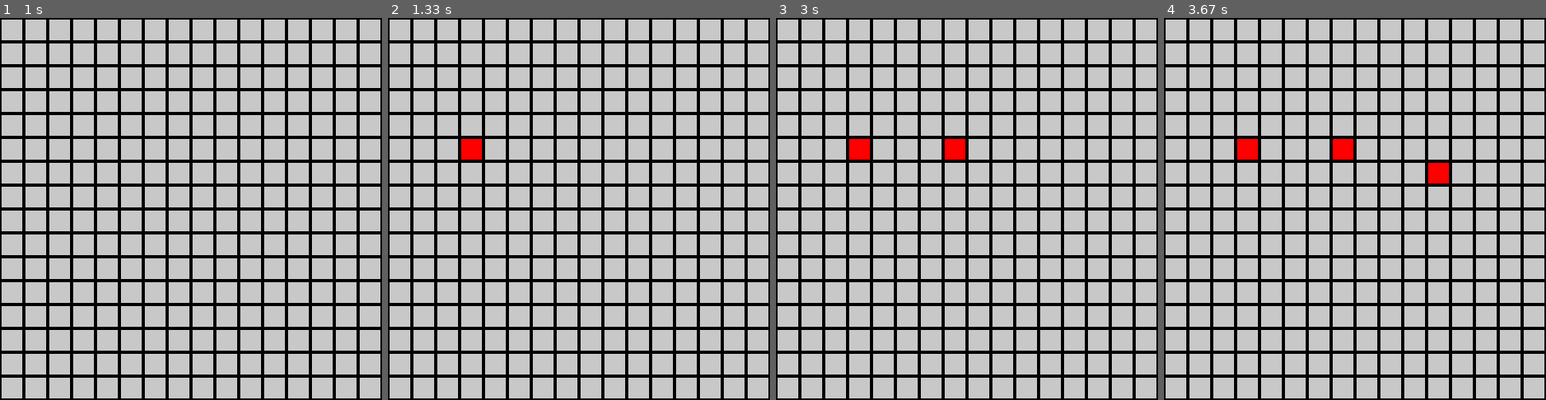
Above: before the commit, frames 1-4 (left to right).
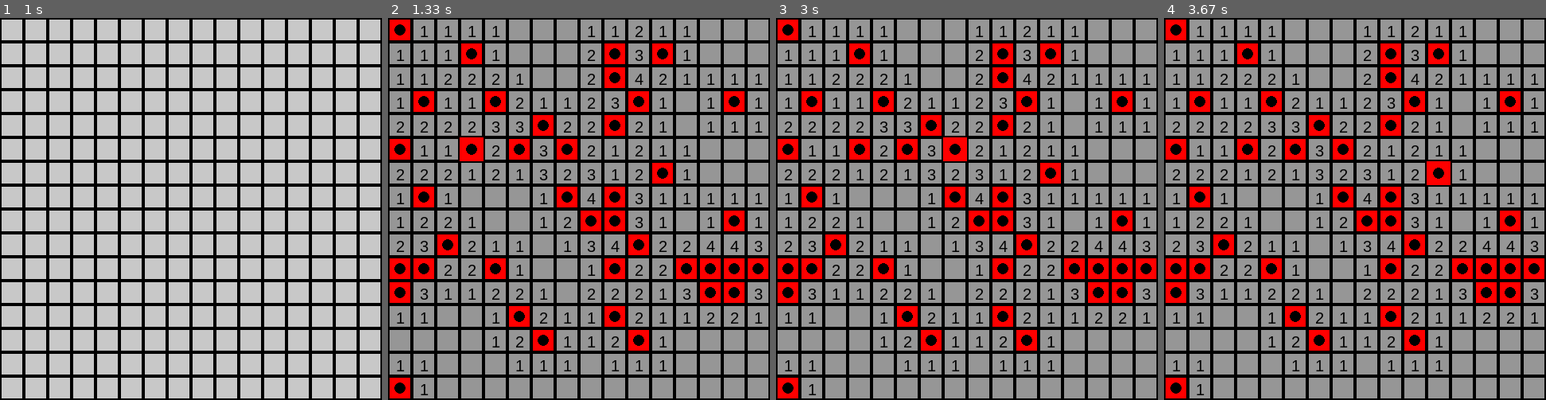
Above: after the commit, the same moments.

Repository: Raidened/demineur-python-g9
Game: pygame game, started from pygame_menus.py
Same seed, same stepped clock (60 frames per second), same inputs: the game is played once before the commit and once after it.
Inputs (mouse positions are in pixels of both pictures, inside the frame that each line leads up to):
- Up to frame 1 (1 s): click "JOUER" at 0.38 s; click (84, 178) at 0.72 s
- Up to frame 2 (1.33 s): click (460, 151) at 1.05 s
- Up to frame 3 (3 s): click (955, 144) at 2.88 s
- Up to frame 4 (3.67 s): click (1431, 178) at 3.22 s

Frame 1 is identical in both runs. In frame 2, 75% of the frame differs, in the area x 0-100%, y 0-100%; in frame 3, 75%; in frame 4, 75%.

Commit message:
mine revealed

Diff:
--- a/pygame_grid.py
+++ b/pygame_grid.py
@@ -1,7 +1,4 @@
 import random
-
-import pygame
-
 import pygame
 import json
 import os
@@ -94,7 +91,6 @@
             row_game_str = ' '.join(f"{str(cell):<{cell_width}}" for cell in row_game)
             row_display_str = ' '.join(f"{str(cell):<{cell_width}}" for cell in row_display)
             print(f"{row_game_str}   {row_display_str}")
-
 
 class Game:
     def __init__(self):
@@ -129,8 +125,6 @@
             self.rows, self.cols, self.mines = 9, 9, 10
             self.difficulty = "facile"
 
-
-
     def load_grid(self, folder="saved_grid"):
         """Charge une grille depuis un fichier JSON dans un dossier donné."""
         files = os.listdir(folder)
@@ -143,20 +137,23 @@
         latest_file = max(grid_files, key=lambda f: int(f.replace('grid', '').replace('.json', '').split('_')[1]))
         filepath = os.path.join(folder, latest_file)
 
-        with open(filepath, 'r') as file:
-            grid = json.load(file)
-
-        print(f"Grille rechargée depuis {latest_file}")
-        return grid
+        try:
+            with open(filepath, 'r') as file:
+                grid = json.load(file)
+            print(f"Grille rechargée depuis {latest_file}")
+            return grid
+        except json.JSONDecodeError:
+            print(f"Erreur de lecture dans le fichier {latest_file}")
+            return None
 
     def start_game(self):
         """Démarre la partie après avoir choisi la difficulté."""
         self.game_menu()
-        self.grid = Grid(self.rows, self.cols, self.mines)
+        self.grid = Grid(self.rows, self.cols, self.mines, self.difficulty)
         self.display = DisplayGrid(self.rows, self.cols)
 
         # Sauvegarde de la grille
-        self.save_grid()
+        self.grid.save_grid()
 
         # Affichage de la grille d'affichage à côté de la grille de jeu
         self.display.display(self.grid.grid)
@@ -166,35 +163,63 @@
         sleep(2)
 
 
-def drawgrid(screen, WINDOW_WIDTH, WINDOW_HEIGHT, table, revealed):
-    BLACK = (0, 0, 0)
-    RED = (255, 0, 0)
-    WHITE = (200, 200, 200)
-    GRAY = (150, 150, 150)
-    blocksize = 30
-
-    for x in range(0, WINDOW_HEIGHT, blocksize):
-        for y in range(0, WINDOW_WIDTH, blocksize):
-            rect = pygame.Rect(y, x, blocksize, blocksize)
-            grid_x = y // blocksize
-            grid_y = x // blocksize
-
-            # Case révélée ou non
-            if revealed[grid_y][grid_x]:
-                # Si c'est une mine
-                if table[grid_y][grid_x] == "M":
-                    pygame.draw.rect(screen, RED, rect, 0)
+def drawgrid(screen, WINDOW_WIDTH, WINDOW_HEIGHT, table, revealed, lost_mine=None):
+        """Dessine la grille avec les mines et les cases révélées."""
+        BLACK = (0, 0, 0)
+        RED = (255, 0, 0)
+        WHITE = (200, 200, 200)
+        GRAY = (150, 150, 150)
+        blocksize = 30
+
+        for x in range(0, WINDOW_HEIGHT, blocksize):
+            for y in range(0, WINDOW_WIDTH, blocksize):
+                rect = pygame.Rect(y, x, blocksize, blocksize)
+                grid_x = y // blocksize
+                grid_y = x // blocksize
+
+                if revealed[grid_y][grid_x]:
+                    if table[grid_y][grid_x] == "M":
+                        pygame.draw.rect(screen, RED, rect, 0)  # Fond rouge pour la mine
+                        pygame.draw.circle(screen, BLACK, rect.center, blocksize // 4)  # Dessiner une mine
+                    else:
+                        pygame.draw.rect(screen, GRAY, rect, 0)  # Case sans mine
+                        if table[grid_y][grid_x] != 0:
+                            font = pygame.font.SysFont('Arial', 20)
+                            text = font.render(str(table[grid_y][grid_x]), True, BLACK)
+                            screen.blit(text, (y + 10, x + 5))
                 else:
-                    pygame.draw.rect(screen, GRAY, rect, 0)  # Case sans mine
-                    # Affiche la valeur si ce n'est pas vide
-                    font = pygame.font.SysFont('Arial', 20)
-                    text = font.render(str(table[grid_y][grid_x]), True, BLACK)
-                    screen.blit(text, (y + 10, x + 5))
-            else:
-                pygame.draw.rect(screen, WHITE, rect, 0)
-
-            pygame.draw.rect(screen, BLACK, rect, 2)  # Bordure
-
+                    pygame.draw.rect(screen, WHITE, rect, 0)  # Case non révélée
+
+                pygame.draw.rect(screen, BLACK, rect, 2)  # Bordure
+
+                # Affichage de la mine déclenchée à la fin
+                if lost_mine and (grid_x, grid_y) == lost_mine:
+                    pygame.draw.rect(screen, RED, rect, 0)  # Fond rouge pour la mine
+                    pygame.draw.circle(screen, BLACK, rect.center, blocksize // 4)  # Dessiner une mine comme un cercle
+
+
+def game_over_popup(screen, lost_message, WINDOW_WIDTH, WINDOW_HEIGHT):
+    """Affiche un popup avec un message de défaite et les options de recommencer ou quitter."""
+    font = pygame.font.SysFont('Arial', 30)
+    text = font.render(lost_message, True, (255, 0, 0))
+    screen.blit(text, (WINDOW_WIDTH // 2 - text.get_width() // 2, WINDOW_HEIGHT // 3))
+
+    # Création des boutons
+    restart_button = pygame.Rect(WINDOW_WIDTH // 2 - 100, WINDOW_HEIGHT // 2, 200, 50)
+    quit_button = pygame.Rect(WINDOW_WIDTH // 2 - 100, WINDOW_HEIGHT // 2 + 75, 200, 50)
+
+    pygame.draw.rect(screen, (0, 255, 0), restart_button)  # Vert pour recommencer
+    pygame.draw.rect(screen, (255, 0, 0), quit_button)  # Rouge pour quitter
+
+    restart_text = font.render("Recommencer", True, (0, 0, 0))
+    quit_text = font.render("Quitter", True, (0, 0, 0))
+
+    screen.blit(restart_text, (WINDOW_WIDTH // 2 - restart_text.get_width() // 2, WINDOW_HEIGHT // 2 + 10))
+    screen.blit(quit_text, (WINDOW_WIDTH // 2 - quit_text.get_width() // 2, WINDOW_HEIGHT // 2 + 85))
+
+    pygame.display.flip()
+
+    return restart_button, quit_button
 
 def interface(nbcoln, nbline, table):
     WINDOW_HEIGHT = nbline * 30
@@ -202,10 +227,14 @@
     running = True
     screen = pygame.display.set_mode((WINDOW_WIDTH, WINDOW_HEIGHT))
     revealed = [[False for _ in range(nbcoln)] for _ in range(nbline)]  # Cases révélées
+    lost_mine = None  # Variable pour stocker la position de la mine déclenchée
 
     while running:
         screen.fill((0, 0, 0))
-        drawgrid(screen, WINDOW_WIDTH, WINDOW_HEIGHT, table, revealed)
+
+        # Affichage de la grille pendant la partie
+        drawgrid(screen, WINDOW_WIDTH, WINDOW_HEIGHT, table, revealed, lost_mine)
+
         pygame.display.flip()
 
         for event in pygame.event.get():
@@ -221,3 +250,15 @@
 
                     # Révélation de la case
                     revealed[grid_y][grid_x] = True
+
+                    # Si une mine est révélée, afficher la défaite
+                    if table[grid_y][grid_x] == "M":
+                        lost_mine = (grid_x, grid_y)  # Garder la position de la mine déclenchée
+
+                        # Révéler toutes les mines après une défaite
+                        for r in range(nbline):
+                            for c in range(nbcoln):
+                                revealed[r][c] = True
+
+
+                        break  # Quitter la boucle principale pour arrêter le jeu
